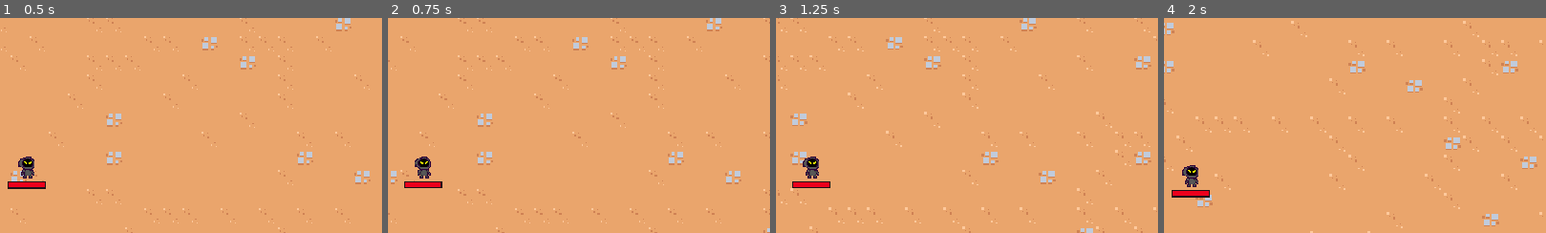
Above: before the commit, frames 1-4 (left to right).
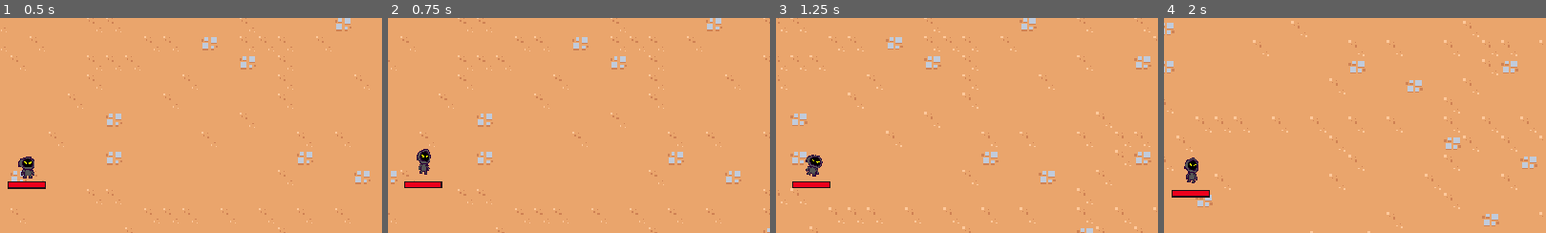
Above: after the commit, the same moments.

Repository: RyanLeB/Shrouded
Game: Godot game, scene res://Scenes/Main/main.tscn
The game is run twice, just before and just after one commit, with the same random seed, the same clock (stepped at 60 frames per second) and the same inputs.
Inputs (mouse positions are % of the whole screen's width and height, from its top left):
- Up to frame 1 (0.5 s): no input
- Up to frame 2 (0.75 s): move the mouse to (72, 45) at 0.52 s; press the mouse at (72, 45) at 0.53 s; hold D (move_right) from 0.53 s (still down)
- Up to frame 3 (1.25 s): keep holding D (move_right)
- Up to frame 4 (2 s): move the mouse to (30, 55) at 1.27 s; release D (move_right) at 1.28 s; release the mouse at (30, 55) at 1.28 s; hold S (move_down) from 1.28 s (still down); click (30, 55) at 1.35 s
The pictures show only the part of the screen within x 46-96%, y 13-63%; the shares and areas given below are measured in that part.

Frame 1 is identical in both runs. In frame 2, 0.4% of the frame differs, in the area x 7-12%, y 60-75%; in frame 3, 0.3%; in frame 4, 0.4%.

Commit message:
player animated

Diff:
--- a/Scenes/game_object/Player/player.gd
+++ b/Scenes/game_object/Player/player.gd
@@ -7,6 +7,9 @@
 @onready var health_component = $HealthComponent
 @onready var health_bar = $HealthBar
 @onready var abilities = $Abilities
+@onready var animation_player = $AnimationPlayer
+@onready var visuals = $Visuals
+
 
 var number_colliding_bodies = 0
 
@@ -26,6 +29,17 @@
 	var target_velocity = direction * MAX_SPEED
 	velocity = velocity.lerp(target_velocity, 1 - exp(-delta * ACCELERATION_SMOOTHING))
 	move_and_slide()
+
+	if movement_vector.x != 0 || movement_vector.y != 0:
+		animation_player.play("walk")
+	else:
+		animation_player.play("RESET")
+
+	var move_sign = sign(movement_vector.x)
+	if move_sign == 0:
+		visuals.scale = Vector2.ONE
+	else:
+		visuals.scale = Vector2(move_sign, 1)
 
 
 func get_movement_vector():
--- a/Scenes/game_object/Player/player.tscn
+++ b/Scenes/game_object/Player/player.tscn
@@ -1,9 +1,95 @@
-[gd_scene load_steps=10 format=3 uid="uid://ch8vxxiweatbb"]
+[gd_scene load_steps=13 format=3 uid="uid://ch8vxxiweatbb"]
 
 [ext_resource type="Script" path="res://Scenes/game_object/Player/player.gd" id="1_fabc8"]
 [ext_resource type="PackedScene" uid="uid://daejyk1n81nqr" path="res://Scenes/component/health_component.tscn" id="2_12ktq"]
 [ext_resource type="PackedScene" uid="uid://c5og622r3s70n" path="res://Scenes/Ability/sword_ability_controller/sword_ability_controller.tscn" id="2_tyonw"]
 [ext_resource type="Texture2D" uid="uid://ds6cclediub2j" path="res://Scenes/game_object/GreyHoodguy1.png" id="4_wn8e4"]
+
+[sub_resource type="Animation" id="Animation_0xwvd"]
+resource_name = "walk"
+length = 0.4
+loop_mode = 1
+tracks/0/type = "value"
+tracks/0/imported = false
+tracks/0/enabled = true
+tracks/0/path = NodePath("Visuals/Sprite2D:position")
+tracks/0/interp = 2
+tracks/0/loop_wrap = true
+tracks/0/keys = {
+"times": PackedFloat32Array(0, 0.1, 0.3),
+"transitions": PackedFloat32Array(1, 1, 1),
+"update": 0,
+"values": [Vector2(0, -3), Vector2(0, -7), Vector2(-1.49012e-07, -4)]
+}
+tracks/1/type = "value"
+tracks/1/imported = false
+tracks/1/enabled = true
+tracks/1/path = NodePath("Visuals/Sprite2D:rotation")
+tracks/1/interp = 2
+tracks/1/loop_wrap = true
+tracks/1/keys = {
+"times": PackedFloat32Array(0, 0.1, 0.2, 0.4),
+"transitions": PackedFloat32Array(1, 1, 1, 1),
+"update": 0,
+"values": [0.0, -0.261799, 0.261799, 0.0]
+}
+tracks/2/type = "value"
+tracks/2/imported = false
+tracks/2/enabled = true
+tracks/2/path = NodePath("Visuals/Sprite2D:scale")
+tracks/2/interp = 2
+tracks/2/loop_wrap = true
+tracks/2/keys = {
+"times": PackedFloat32Array(0, 0.1, 0.3),
+"transitions": PackedFloat32Array(2.37841, 2.29739, 2.54912),
+"update": 0,
+"values": [Vector2(0.6, 0.6), Vector2(0.5, 0.7), Vector2(0.7, 0.5)]
+}
+
+[sub_resource type="Animation" id="Animation_vm5y7"]
+length = 0.001
+tracks/0/type = "value"
+tracks/0/imported = false
+tracks/0/enabled = true
+tracks/0/path = NodePath("Visuals/Sprite2D:position")
+tracks/0/interp = 1
+tracks/0/loop_wrap = true
+tracks/0/keys = {
+"times": PackedFloat32Array(0),
+"transitions": PackedFloat32Array(1),
+"update": 0,
+"values": [Vector2(0, -3)]
+}
+tracks/1/type = "value"
+tracks/1/imported = false
+tracks/1/enabled = true
+tracks/1/path = NodePath("Visuals/Sprite2D:rotation")
+tracks/1/interp = 1
+tracks/1/loop_wrap = true
+tracks/1/keys = {
+"times": PackedFloat32Array(0),
+"transitions": PackedFloat32Array(1),
+"update": 0,
+"values": [0.0]
+}
+tracks/2/type = "value"
+tracks/2/imported = false
+tracks/2/enabled = true
+tracks/2/path = NodePath("Visuals/Sprite2D:scale")
+tracks/2/interp = 1
+tracks/2/loop_wrap = true
+tracks/2/keys = {
+"times": PackedFloat32Array(0),
+"transitions": PackedFloat32Array(1),
+"update": 0,
+"values": [Vector2(0.6, 0.6)]
+}
+
+[sub_resource type="AnimationLibrary" id="AnimationLibrary_pfj12"]
+_data = {
+"RESET": SubResource("Animation_vm5y7"),
+"walk": SubResource("Animation_0xwvd")
+}
 
 [sub_resource type="StyleBoxFlat" id="StyleBoxFlat_17ou2"]
 bg_color = Color(0.121569, 0.0627451, 0.0901961, 1)
@@ -28,6 +114,11 @@
 [node name="Player" type="CharacterBody2D" groups=["player"]]
 collision_layer = 0
 script = ExtResource("1_fabc8")
+
+[node name="AnimationPlayer" type="AnimationPlayer" parent="."]
+libraries = {
+"": SubResource("AnimationLibrary_pfj12")
+}
 
 [node name="HealthComponent" parent="." instance=ExtResource("2_12ktq")]
 
@@ -61,7 +152,9 @@
 [node name="CollisionShape2D" type="CollisionShape2D" parent="PickupArea2D"]
 shape = SubResource("CircleShape2D_ip8mj")
 
-[node name="Sprite2D" type="Sprite2D" parent="."]
+[node name="Visuals" type="Node2D" parent="."]
+
+[node name="Sprite2D" type="Sprite2D" parent="Visuals"]
 position = Vector2(0, -3)
 scale = Vector2(0.6, 0.6)
 texture = ExtResource("4_wn8e4")
